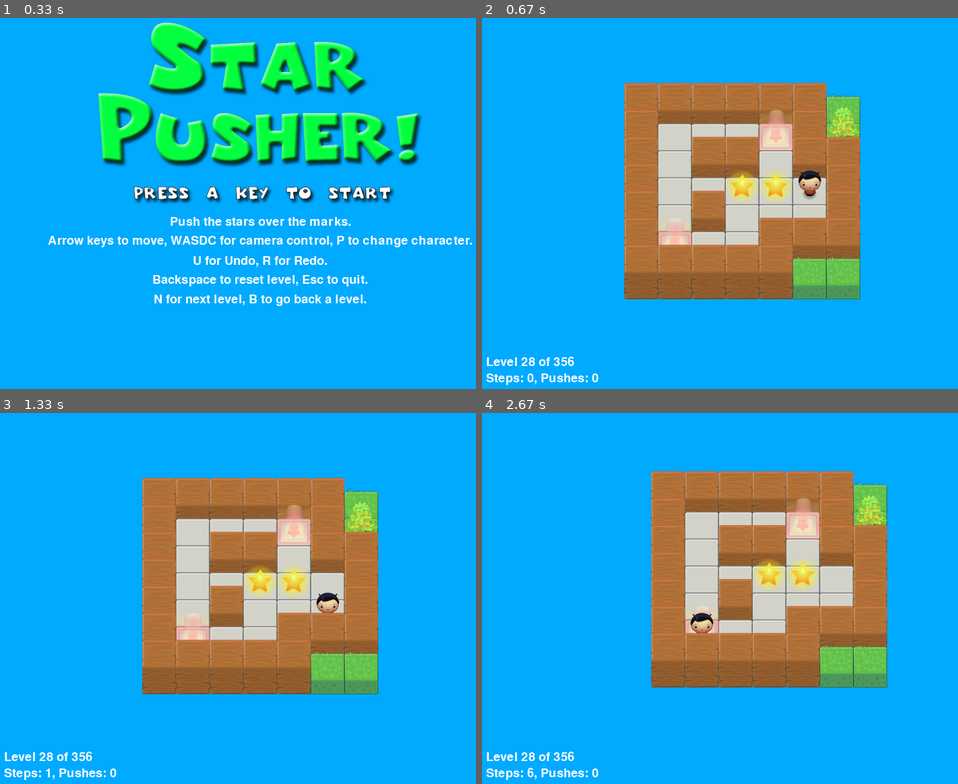
Above: before the commit, frames 1-4 (two rows, left to right).
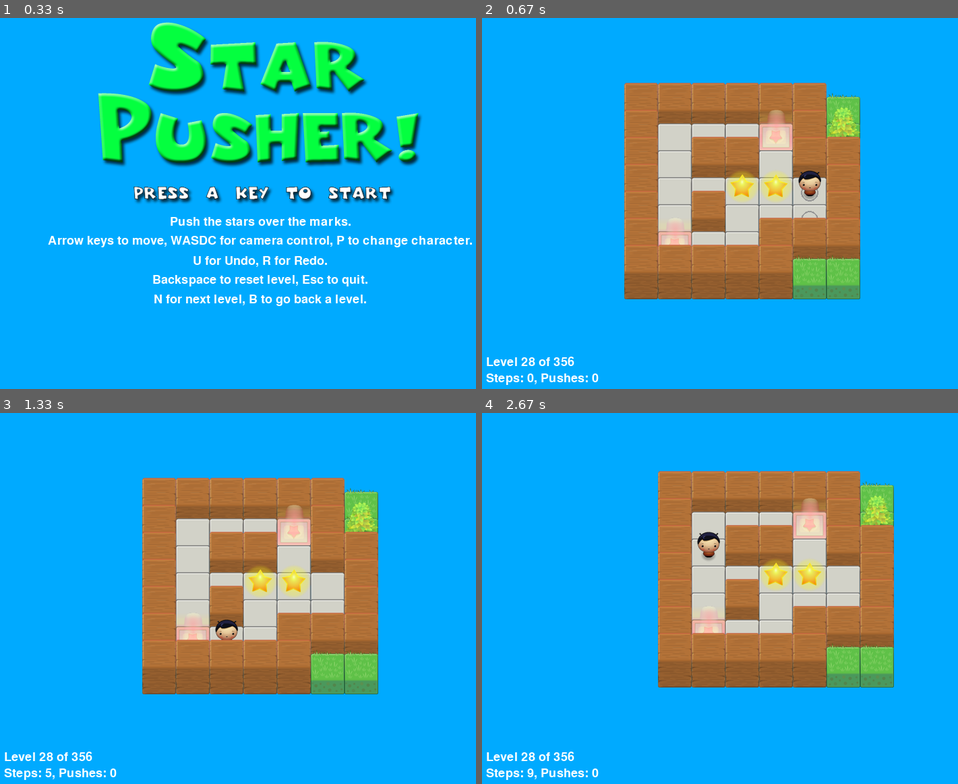
Above: after the commit, the same moments.

Repository: rm369/makinggames
Game: pygame game, started from starpusher.py
The game is run twice, just before and just after one commit, with the same random seed, the same clock (stepped at 60 frames per second) and the same inputs.
Inputs (mouse positions are in pixels of both pictures, inside the frame that each line leads up to):
- Up to frame 1 (0.33 s): no input
- Up to frame 2 (0.67 s): press the mouse at (648, 285) at 0.37 s; move the mouse to (734, 251) at 0.47 s; release the mouse at (819, 222) at 0.6 s
- Up to frame 3 (1.33 s): press the mouse at (166, 680) at 0.7 s; move the mouse to (252, 676) at 0.8 s; release the mouse at (333, 676) at 0.93 s; click (238, 631) at 1.05 s
- Up to frame 4 (2.67 s): tap Enter at 1.33 s; hold Left 1.67-2.2 s; hold A 1.67-2.2 s; click (581, 502) at 1.75 s; hold Down 2.23-2.53 s; hold S 2.23-2.53 s; click (710, 550) at 2.32 s; hold Left from 2.57 s (still down); hold A from 2.57 s (still down); move the mouse to (748, 542) at 2.6 s

Frame 1 is identical in both runs. In frame 2, less than 0.1% of the frame differs, in the area x 66-71%, y 46-54%; in frame 3, 0.5%; in frame 4, 7.4%, in the area x 9-87%, y 15-99%.

Commit message:
- show path to mouse position

Diff:
--- a/starpusher.py
+++ b/starpusher.py
@@ -18,9 +18,9 @@
 TILEFLOORHEIGHT = 40
 
 CAM_MOVE_SPEED = 10  # how many pixels per frame the camera moves
-KEYDELAY = 300
+KEYDELAY = 300       # keyboard autorepeat parameters
 KEYINTERVAL = 80
-FRAMERATE = 10
+FRAMERATE = 50       # framerate for player automove
 
 # The percentage of outdoor tiles that have additional
 # decoration on them, such as a tree or rock.
@@ -149,7 +149,9 @@
     levelIsComplete = False
     # Track how much the camera has moved:
     cameraOffset = [0, 0]
-    path = None
+    path = None  # steps to go
+    showPath = None  # steps to show
+    showPathDest = [-1, -1]  # last analyzed destination
 
     while True:  # main game loop
         # Reset these variables:
@@ -168,6 +170,14 @@
                 mapNeedsRedraw = True
             elif event.type == MOUSEBUTTONDOWN and event.button == 1:
                 path = findPath(event.pos, cameraOffset, mapObj, gameStateObj)
+            elif event.type == MOUSEMOTION:
+                tilePos = mouseToTilePosition(mapObj, cameraOffset, event.pos)
+                if not isSameVector(*showPathDest, *tilePos):
+                    showPathDest = tilePos
+                    newShowPath = a_star_search(tilePos, mapObj, gameStateObj)
+                    if showPath != newShowPath:
+                        showPath = newShowPath
+                        mapNeedsRedraw = True
 
             elif event.type == KEYDOWN:
                 # Handle key presses
@@ -240,6 +250,8 @@
                 moved = makeMove(mapObj, gameStateObj, playerMoveTo)
                 if moved:
                     mapNeedsRedraw = True
+                    showPath = None  # steps to show
+                    showPathDest = [-1, -1]  # last analyzed destination
 
             if isLevelFinished(levelObj, gameStateObj):
                 # level is solved, we should show the "Solved!" image.
@@ -252,7 +264,7 @@
         DISPLAYSURF.fill(BGCOLOR)
 
         if mapNeedsRedraw:
-            mapSurf = drawMap(mapObj, gameStateObj, levelObj['goals'])
+            mapSurf = drawMap(mapObj, gameStateObj, levelObj['goals'], showPath)
             mapNeedsRedraw = False
 
         # Adjust mapSurf's Rect object based on the camera offset.
@@ -608,10 +620,14 @@
         floodFill(mapObj, x, y - 1, oldCharacter, newCharacter)  # call up
 
 
-def drawMap(mapObj, gameStateObj, goals):
-    """Draws the map to a Surface object, including the player and
-    stars. This function does not call pygame.display.update(), nor
-    does it draw the "Level" and "Steps" text in the corner."""
+def drawMap(mapObj, gameStateObj, goals, showPath):
+    """Draws the map to a Surface object, including the player, stars,
+     and an optional path. This function does not call pygame.display.update(),
+     nor does it draw the "Level" and "Steps" text in the corner.
+    """
+
+    if showPath is None:
+        showPath = []
 
     # mapSurf will be the single Surface object that the tiles are drawn
     # on, so that it is easy to position the entire map on the DISPLAYSURF
@@ -644,6 +660,12 @@
                 # Draw a goal without a star on it.
                 mapSurf.blit(IMAGESDICT['uncovered goal'], spaceRect)
 
+            if (x, y) in showPath:
+                pygame.draw.circle(mapSurf, (150, 150, 150),
+                                   (x * TILEWIDTH + TILEWIDTH / 2,
+                                    y * TILEFLOORHEIGHT + (TILEHEIGHT - TILEFLOORHEIGHT) / 2 + 5 + TILEFLOORHEIGHT / 2),
+                                   TILEFLOORHEIGHT / 3, 2)
+
             # Last draw the player on the board.
             if (x, y) == gameStateObj['player']:
                 # Note: The value "currentImage" refers
@@ -706,9 +728,9 @@
         self.h = 0  # Heuristic cost from this cell to destination
 
 
-# Check if a cell is the destination
-def is_destination(row, col, dest):
-    return row == dest[0] and col == dest[1]
+# Check if two vectors (2-dim list) are identical
+def isSameVector(x1, y1, x2, y2):
+    return x1 == x2 and y1 == y2
 
 
 # Trace the path from source to destination
@@ -739,13 +761,13 @@
     mapHeight = (len(mapObj[0]) - 1)
 
     if (isBlocked(mapObj, gameStateObj, *dest)  # destination tile blocked or invalid
-            or is_destination(src[0], src[1], dest)):  # already there
+            or isSameVector(*src, *dest)):  # already there
         return None
 
     # Initialize the closed list (visited cells)
-    closed_list = [[False for _ in range(mapWidth)] for _ in range(mapHeight)]
+    closed_list = [[False for _ in range(mapHeight)] for _ in range(mapWidth)]
     # Initialize the details of each cell
-    cell_details = [[Cell() for _ in range(mapWidth)] for _ in range(mapHeight)]
+    cell_details = [[Cell() for _ in range(mapHeight)] for _ in range(mapWidth)]
 
     # Initialize the start cell details
     i = src[0]
@@ -778,7 +800,7 @@
             # If the successor is valid, unblocked, and not visited
             if not isBlocked(mapObj, gameStateObj, new_i, new_j) and not closed_list[new_i][new_j]:
                 # If the successor is the destination
-                if is_destination(new_i, new_j, dest):
+                if isSameVector(new_i, new_j, *dest):
                     # Set the parent of the destination cell
                     cell_details[new_i][new_j].parent_i = i
                     cell_details[new_i][new_j].parent_j = j
